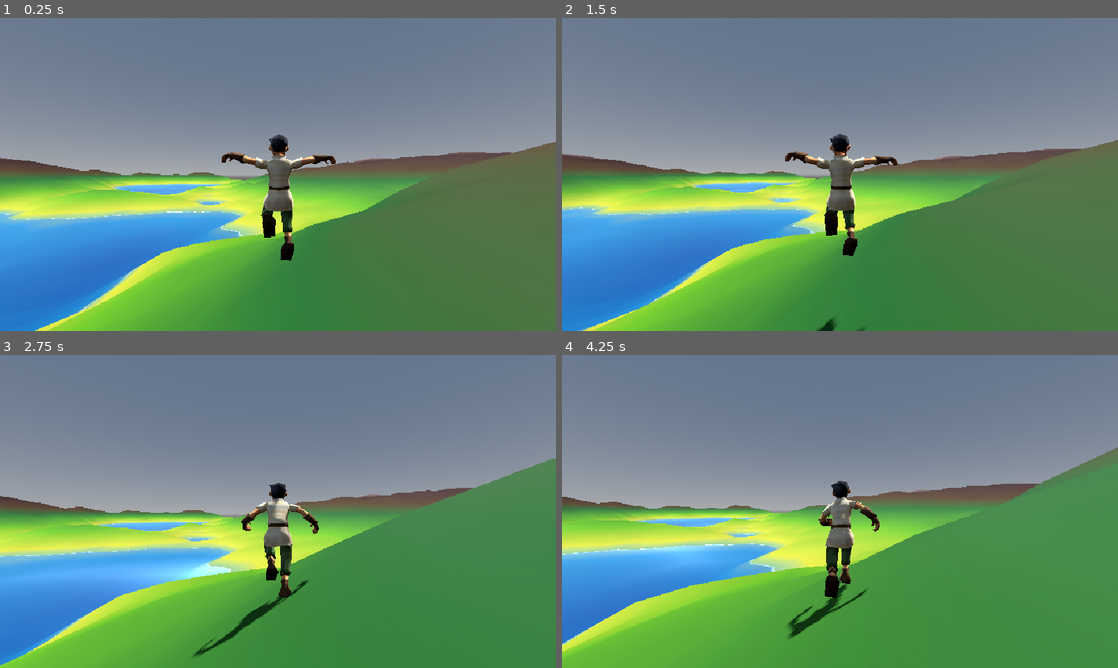
Above: before the commit, frames 1-4 (two rows, left to right).
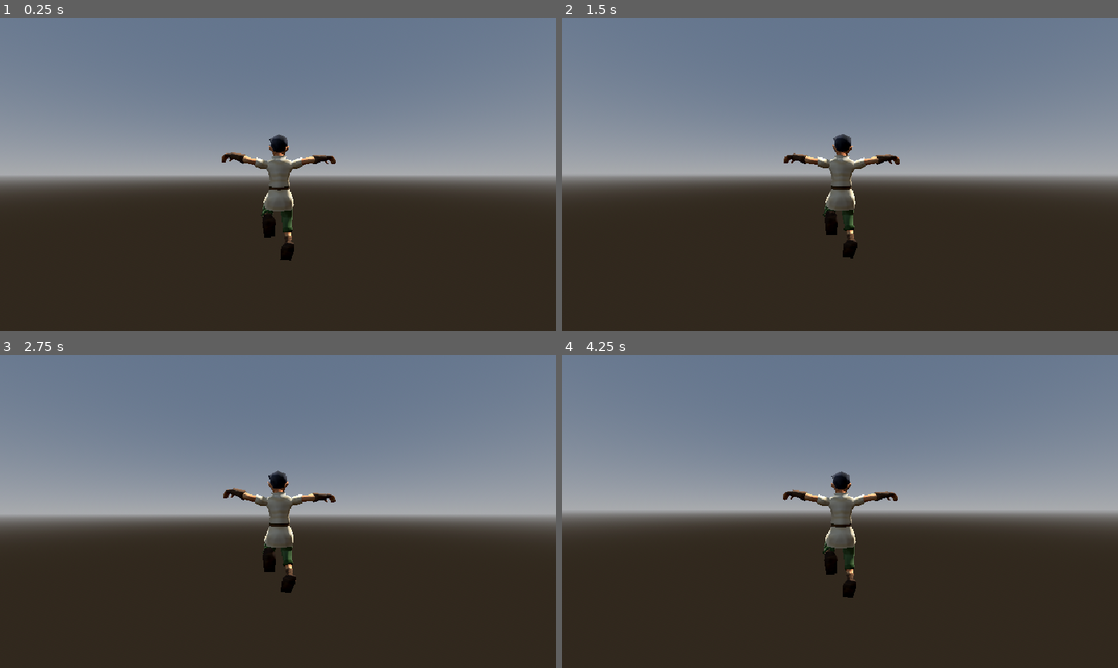
Above: after the commit, the same moments.

Repository: Tinka8ell/ProceduralWorldGeneration
Game: Godot game, scene res://Scenes/main.tscn
Two runs of this game, one before a commit and one after it. Both use one fixed random seed, a clock stepped at 60 frames per second and the inputs below.
Inputs (mouse positions are in pixels of both pictures, inside the frame that each line leads up to):
- Up to frame 1 (0.25 s): no input
- Up to frame 2 (1.5 s): tap Enter (ui_accept) at 0.5, 0.77 s; move the mouse to (867, 174) at 0.52 s; hold W (move_forward) from 0.53 s (still down); click (867, 174) at 0.67 s; move the mouse to (812, 174) at 1.27 s
- Up to frame 3 (2.75 s): keep holding W (move_forward); tap Enter (ui_accept) at 1.52 s; move the mouse to (289, 505) at 2.02 s
- Up to frame 4 (4.25 s): keep holding W (move_forward); move the mouse to (834, 517) at 2.77 s; click (834, 517) at 2.92 s; tap Enter (ui_accept) at 3.02, 3.77 s; move the mouse to (878, 514) at 3.52 s

The runs differ from the first frame. In frame 1, 52% of the frame differs, in the area x 0-100%, y 39-100%; in frame 2, 53%; in frame 3, 54%; in frame 4, 55%, in the area x 0-100%, y 29-100%.

Commit message:
Explore map

Diff:
--- a/Scenes/WorldMap.tscn
+++ b/Scenes/WorldMap.tscn
@@ -24,7 +24,10 @@
 shadow_enabled = true
 
 [node name="Camera3D" type="Camera3D" parent="." unique_id=1234820253]
-transform = Transform3D(1, 0, 0, 0, -4.371139e-08, 1, 0, -1, -4.371139e-08, 0, 800, 0)
+transform = Transform3D(1, 0, 0, 0, -4.371139e-08, 1, 0, -1, -4.371139e-08, -1000, 3000.03, 1000)
 
 [node name="TerrainManager" type="Node3D" parent="." unique_id=29734178]
 script = ExtResource("1_h0vor")
+
+[node name="IslandManager" type="Node3D" parent="." unique_id=2083849988]
+script = ExtResource("1_h0vor")
--- a/Scripts/terrainManager.gd
+++ b/Scripts/terrainManager.gd
@@ -38,16 +38,28 @@
 		height = new_height
 
 var player: Player
+var isMap: bool
+var scale := 1.0
 
 # Called when the node enters the scene tree for the first time.
 func _ready() -> void:
 	print("Chunk on ready called")
+	isMap = name == "IslandManager"
+	print(name, " isMap = ", isMap)
+
+	var move := Vector3(16 * size, 0.0, 0.0)
+	if isMap:
+		move = Vector3(-16 * size, 0.0, 0.0)
+	self.position += move
+	if isMap:
+		scale = 10.0
+
 	player = get_parent().find_child("Explorer")
 	if player:
 		print("Found the player")
 	noise = FastNoiseLite.new()
 	noise.noise_type = FastNoiseLite.TYPE_PERLIN
-	noise.frequency = noise_frequency
+	noise.frequency = noise_frequency / scale
 	noise.seed = noise_seed
 	noise.offset = noise_offset
 	print("noise created")
@@ -69,6 +81,18 @@
 	if player:
 		playerLocation = player.global_position
 		playerIndex = Vector2i(roundi(playerLocation.x / size), roundi(playerLocation.z / size))
+	createTerainArea(playerIndex)
+	if not player:
+		for offset in CLOSE_GRID:
+			createMapArea(playerIndex + 7 * offset)
+
+
+func createMapArea(playerIndex: Vector2i) -> void:
+	for offset in CLOSE_GRID:
+		createTerainArea(playerIndex + 3 * offset)
+
+
+func createTerainArea(playerIndex: Vector2i) -> void:
 	for offset in CLOSE_GRID:
 		var chunk := findChunk(playerIndex + offset)
 		if not chunk:
@@ -144,7 +168,10 @@
 	print("Made collision")
 
 func get_height(x: float, y: float) -> float:
-	return noise.get_noise_2d(x, y) * height
+	if isMap:
+		return clamp(noise.get_noise_2d(x, y) * height * scale -2 * height, -height, height)
+	else:
+		return noise.get_noise_2d(x, y) * height
 
 func get_normal(x: float, y: float) -> Vector3:
 	var epsilon := size / resolution
